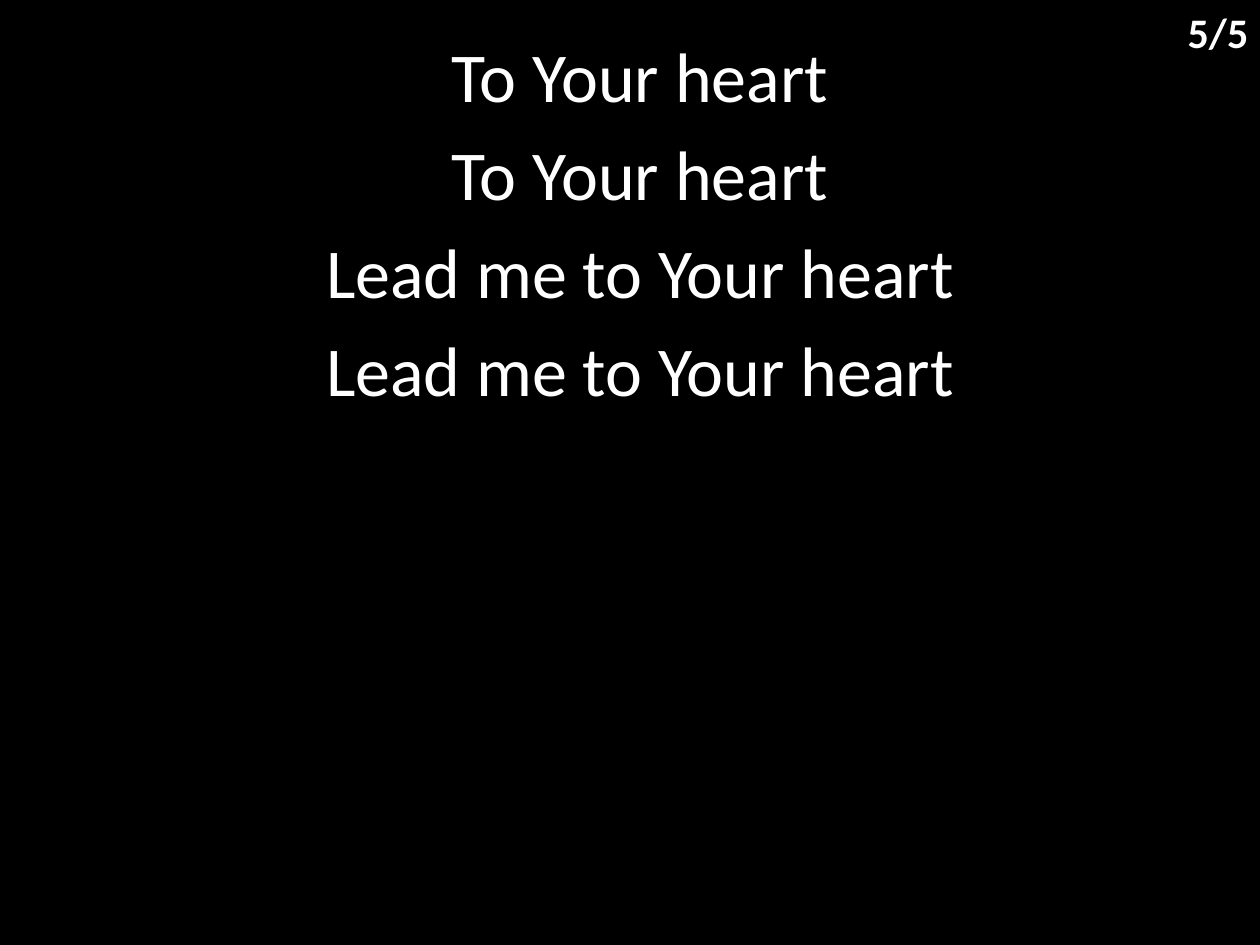
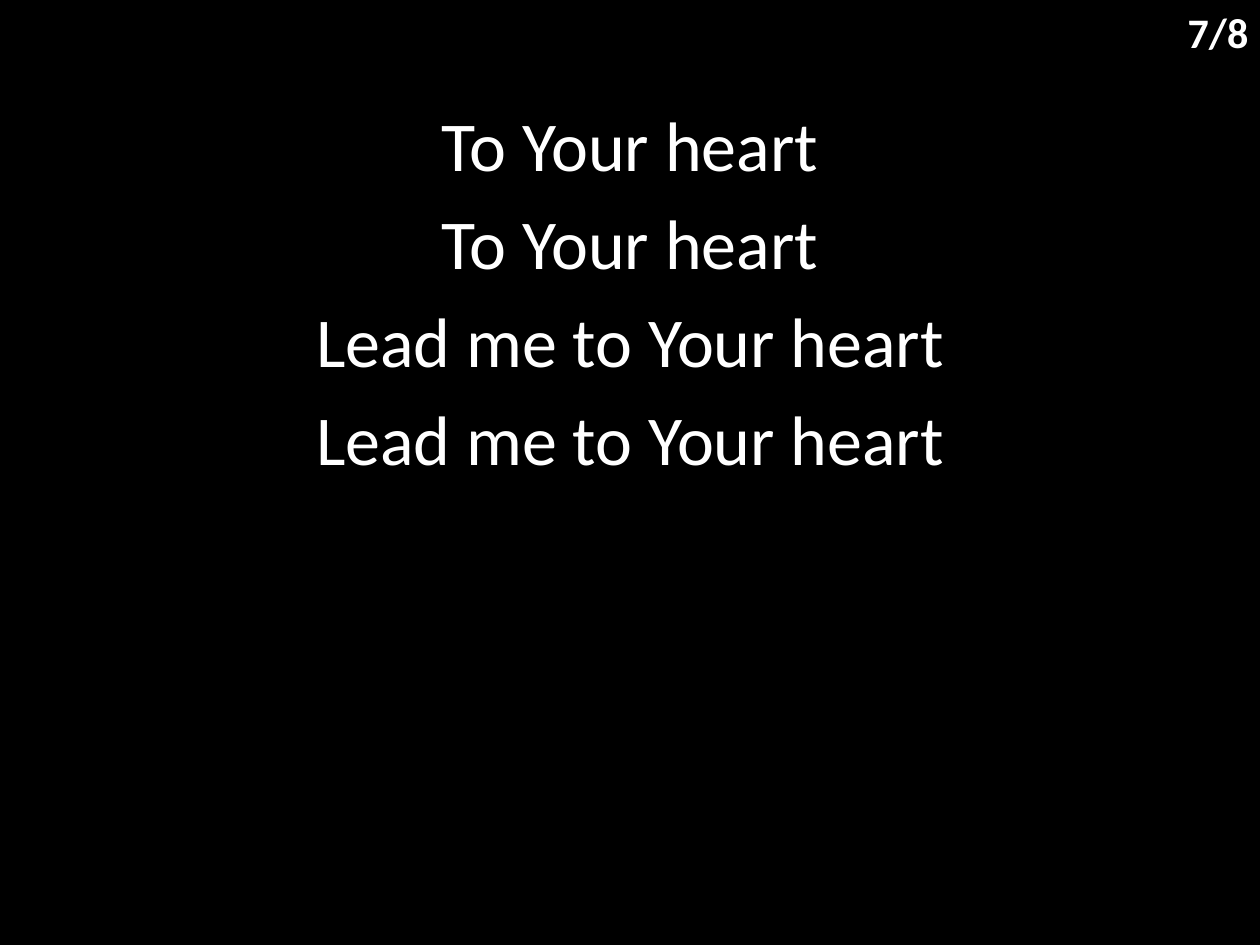
Before and after one commit to hoo-are-ya/worship, a slide deck: slide 8 of docs/songs/lead me to the cross.pptx (slide 6 before the commit). Drawn at 1260x945 pixels with LibreOffice and Linux fonts; fonts in the diff are those of the drawing. Boxes give left, top, right and bottom in pixels: in the first picture for what was removed or moved away, otherwise in the second. Text is boxed around its words. In the diff, an @@ line names an element or a change of style, - is before the commit and + after.

```diff
--- a/docs/songs/lead me to the cross.pptx
+++ b/docs/songs/lead me to the cross.pptx
@@ text at (1188, 18, 1249, 50): text changed @@
-5/5
+7/8
@@ subtitle "To Your heart": place and size @@
-subtitle "To Your heart" at (326, 53, 954, 397)
+subtitle "To Your heart" at (316, 122, 944, 466)
```
Also in this commit, not shown: 4 other slides changed, 3 slides added, 7 other files.
